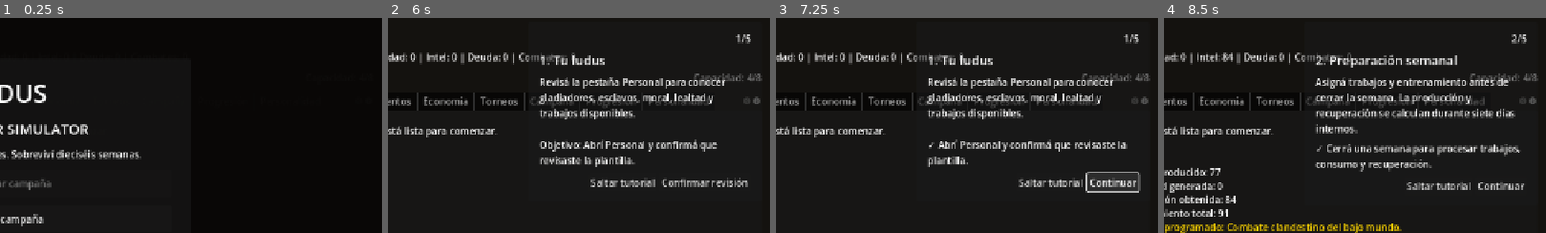
Above: before the commit, frames 1-4 (left to right).
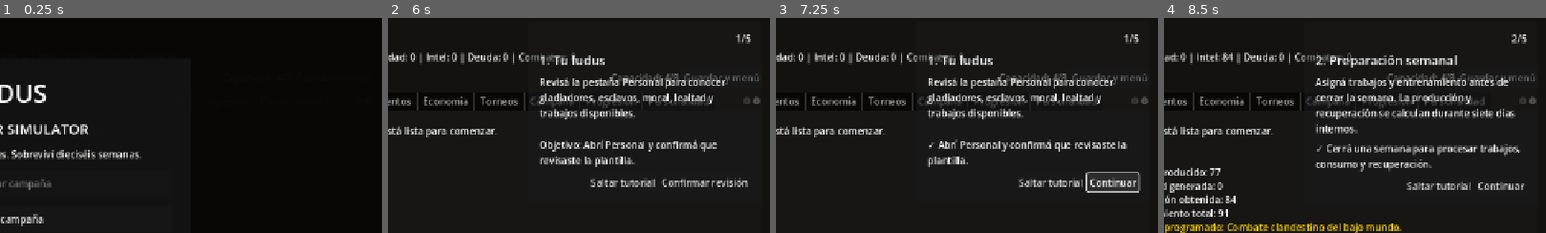
Above: after the commit, the same moments.

Repository: syfaadelia67-bot/Ludus-Gladiator-Simulator
Game: Godot game, scene res://scenes/Main.tscn
Two runs of this game, one before a commit and one after it. Both use one fixed random seed, a clock stepped at 60 frames per second and the inputs below.
Inputs (mouse positions are % of the whole screen's width and height, from its top left):
- Up to frame 1 (0.25 s): no input
- Up to frame 2 (6 s): click "Cerrar semana" at 0.5 s; click "Renovar mercado (25)" at 1.25 s; click "Minería — produce mineral cad…" at 2 s; click (93, 15) at 2.75 s, where only the run after the commit has a clickable "Guardar y menú"; click "Asignar trabajo" at 3.5 s; click "Nueva campaña" at 4.25 s; click (50, 35) at 5.02 s; type "Alex" at 5.1 s; click "Comenzar campaña" at 5.75 s
- Up to frame 3 (7.25 s): click "Confirmar revisión" at 6.5 s
- Up to frame 4 (8.5 s): click "Continuar" at 7.25 s; click "Cerrar semana" at 8 s
The pictures show only the part of the screen within x 49-99%, y 2-52%; the shares and areas given below are measured in that part.

The runs differ from the first frame. In frame 2, 0.6% of the frame differs, in the area x 58-98%, y 25-32%; in frame 3, 0.6%; in frame 4, 0.6%.

Commit message:
Register in-game return to menu controller

Diff:
--- a/game/project.godot
+++ b/game/project.godot
@@ -68,4 +68,5 @@
 WeeklyCalendarPresenter="*res://scripts/ui/weekly_calendar_presenter.gd"
 StartScreenController="*res://scripts/ui/start_screen_controller.gd"
 TutorialController="*res://scripts/ui/tutorial_controller.gd"
+MainMenuReturnController="*res://scripts/ui/main_menu_return_controller.gd"
 _mcp_game_helper="*res://addons/godot_ai/runtime/game_helper.gd"
